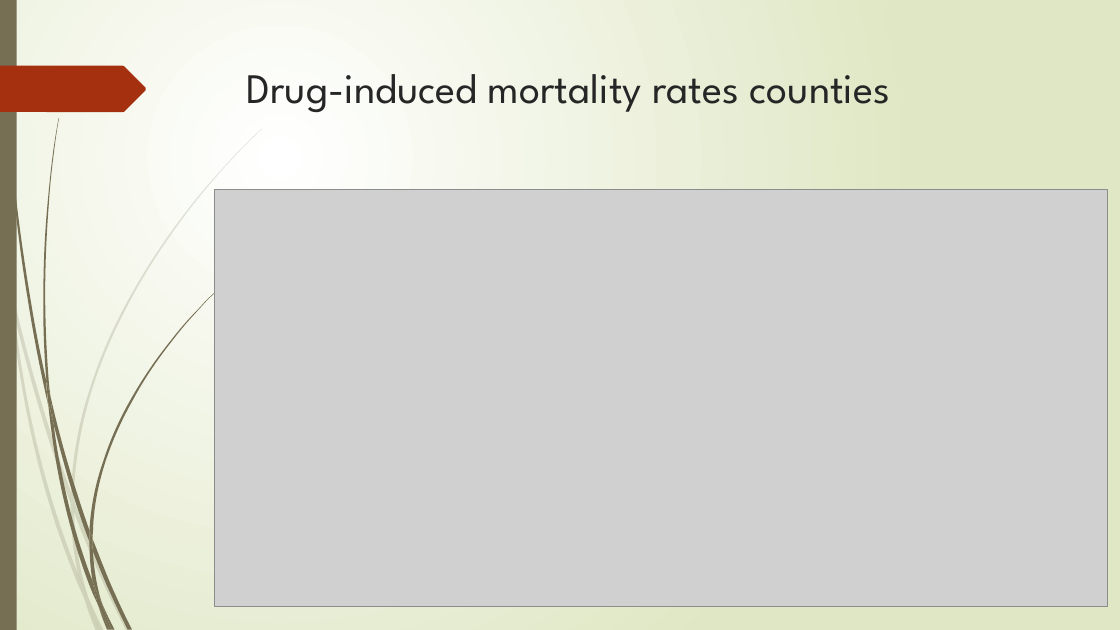
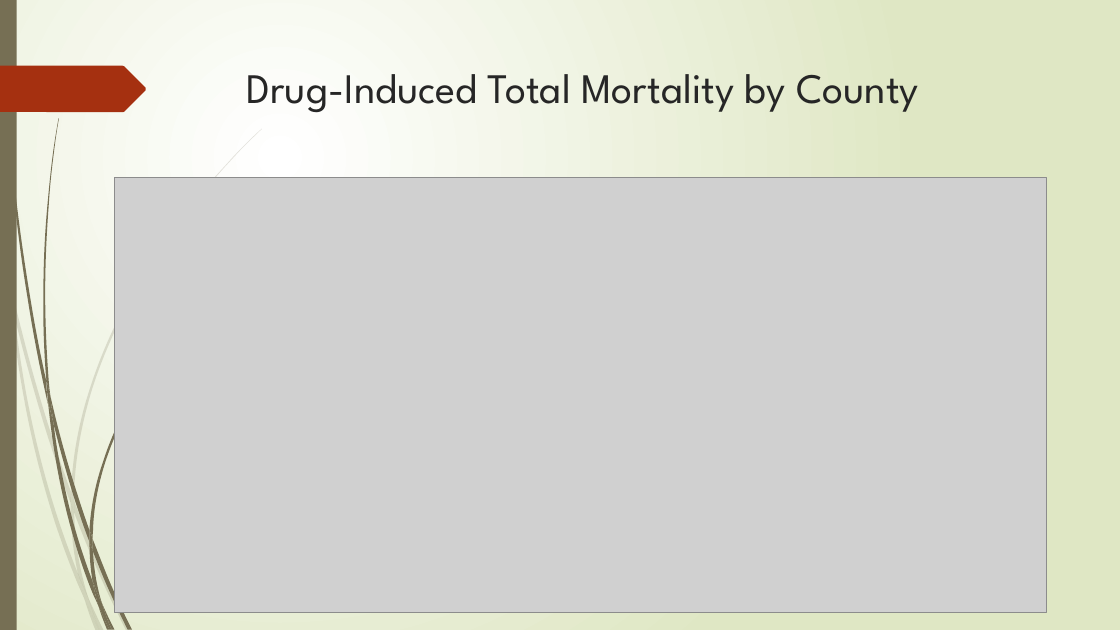
Before and after one commit to yayunl/DataViz-Project1, a slide deck: slide 10 of Drug Mortality and Socio-Economic conditions in Connecticut.pptx (slide 6 before the commit). Drawn at 1120x630 pixels with LibreOffice and Linux fonts; fonts in the diff are those of the drawing; grey boxes stand for pictures. Boxes give left, top, right and bottom in pixels: in the first picture for what was removed or moved away, otherwise in the second. Text is boxed around its words. In the diff, an @@ line names an element or a change of style, - is before the commit and + after.

```diff
--- a/Drug Mortality and Socio-Economic conditions in Connecticut.pptx
+++ b/Drug Mortality and Socio-Economic conditions in Connecticut.pptx
@@ title at [247,74,919,113]: text changed @@
-Drug-induced mortality rates counties
+Drug-Induced Total Mortality by County
@@ picture: place and size @@
-picture at [214,189,1107,607]
+picture at [114,177,1047,613]
```
Also in this commit, not shown: 5 other slides changed, 5 slides added, 1 slide removed.
